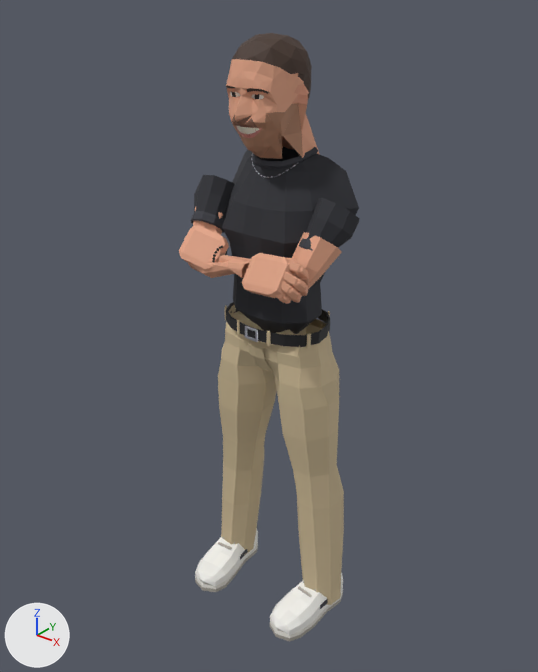
Two versions of the glTF model work/models/nitsan.glb, one commit apart.
One viewpoint serves both versions: a camera (50 mm lens) standing at (1.308, -1.709, 1.19) and looking at (-0.008, -0.064, 0.17). The lights are fixed; the arrows at lower left show +X, +Y and +Z. The picture after the commit comes second. Vertices at exactly the same position are counted once.

In view in the first picture: 'body', 'cloth' and 2 more.
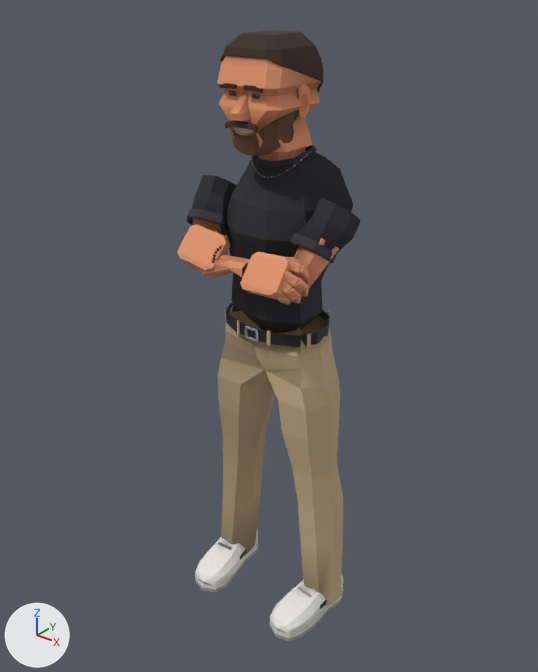
Where the change shows, as pixel boxes (x1, y1, x2, y2) in the pictures (538 x 672 px; the box of a moved part takes in the faces that stretch with it):
'cloth', reshaped
    before: (191, 147, 360, 605)
    after: (187, 145, 361, 606)
'body', reshaped (10% narrower, 44% shorter)
    before: (179, 33, 343, 642)
    after: (195, 303, 343, 642)
'skin', added (orange)
    after: (177, 55, 339, 305)
'hair', added (brown)
    after: (219, 30, 323, 155)
'eyes', added
    after: (229, 91, 260, 99)
part 1 of me_body, deleted (brown)
    before: (179, 33, 342, 304)
part 2 of me_body, moved or reshaped
    before: (226, 302, 330, 347)
    after: (226, 303, 330, 347)
part 3 of me_body, recoloured
    both: (195, 531, 343, 639)
part 4 of me_cloth, rebuilt (21% wider, 17% taller)
    before: (191, 211, 224, 233)
    after: (187, 209, 227, 235)
part 5 of me_cloth, moved or reshaped
    before: (194, 147, 360, 597)
    after: (192, 145, 361, 555)
part 6 of me_cloth, recoloured
    both: (225, 157, 352, 605)

The change, as a diff of the scene's bpy script:
```diff
--- a/work/models/nitsan.glb.py
+++ b/work/models/nitsan.glb.py
@@ img_lowpoly_grain_skin @@
+img_lowpoly_grain_skin = load_image('lowpoly_grain_skin', '_unpacked/lowpoly_grain_skin', 512, 512, 'sRGB')
@@ img_lowpoly_grain_hair @@
+img_lowpoly_grain_hair = load_image('lowpoly_grain_hair', '_unpacked/lowpoly_grain_hair', 512, 512, 'sRGB')
@@ mat_skin @@
+mat_skin = bpy.data.materials.new('skin')
+# uses the picture img_lowpoly_grain_skin
@@ mat_hair @@
+mat_hair = bpy.data.materials.new('hair')
+# uses the picture img_lowpoly_grain_hair
@@ mat_eyes @@
+mat_eyes = bpy.data.materials.new('eyes')
+mat_eyes.use_nodes = True; mat_eyes.node_tree.nodes.clear()
+_N = mat_eyes.node_tree.nodes; _L = mat_eyes.node_tree.links
+n0 = _N.new('ShaderNodeBsdfPrincipled'); n0.name = 'Principled BSDF'
+n0.inputs[2].default_value = 0.25  # 'Roughness'
+n0.inputs[19].default_value = 0.8  # 'Coat Weight'
+n1 = _N.new('ShaderNodeOutputMaterial'); n1.name = 'Material Output'
+n2 = _N.new('ShaderNodeVertexColor'); n2.name = 'Color Attribute'
+_L.new(n0.outputs[0], n1.inputs[0])  # 'BSDF' to 'Surface'
+_L.new(n2.outputs[0], n0.inputs[0])  # 'Color' to 'Base Color'
@@ me_body @@
 # used by ob_body; location = (0.0, 0.0, 0.0)
-me_body.from_pydata(...)  # 1698 vertices, 3136 faces; spans x -0.26..0.26, y -0.29..0.1, z -0.85..1.05
+me_body.from_pydata(...)  # 430 vertices, 760 faces; spans x -0.26..0.26, y -0.25..0.09, z -0.85..0.23
+# me_body part 1: 35 loose pieces with 1252 vertices, spanning x -0.26..0.26, y -0.29..0.05, z 0.38..1.05, are deleted
+# me_body part 2: 34 vertices moved from x -0.16..0.16, y -0.15..0.1, z 0.2..0.23 to x -0.17..0.17, y -0.14..0.09, z 0.2..0.23; 30 vertices removed from x -0.18..0.18, y -0.1..0.08, z 0.2..0.23; 14 vertices added at x -0.17..0.17, y -0.06..0.06, z 0.2..0.23
+# me_body part 3: 538 kept faces spanning x -0.26..0.26, y -0.25..0.06, z -0.85..-0.72 get new vertex colours
 me_body.materials.append(mat_body)
@@ me_cloth @@
 # used by ob_cloth; location = (0.0, 0.0, 0.0)
-me_cloth.from_pydata(...)  # 672 vertices, 1136 faces; spans x -0.28..0.28, y -0.16..0.1, z -0.8..0.76
+me_cloth.from_pydata(...)  # 536 vertices, 930 faces; spans x -0.28..0.27, y -0.18..0.1, z -0.8..0.76
+# me_cloth part 4: the loose piece of 36 vertices spanning x -0.25..-0.15, y -0.16..-0.07, z 0.47..0.56 is rebuilt with 32 vertices and now spans x -0.27..-0.12, y -0.18..-0.06, z 0.46..0.57
+# me_cloth part 5: 166 vertices moved from x -0.26..0.28, y -0.15..0.09, z -0.8..0.76 to x -0.25..0.27, y -0.16..0.09, z -0.8..0.76; 257 vertices removed from x -0.28..0.25, y -0.15..0.1, z -0.8..0.76; 125 vertices added at x -0.28..0.25, y -0.16..0.08, z -0.8..0.76
+# me_cloth part 6: 478 kept faces spanning x -0.25..0.27, y -0.16..0.09, z -0.8..0.76 get new vertex colours
 me_cloth.materials.append(mat_cloth)
@@ me_skin @@
+me_skin.from_pydata(...)  # 1018 vertices, 1798 faces; spans x -0.265..0.26, y -0.297..0.055, z 0.383..1.05
+me_skin.materials.append(mat_skin)
@@ me_hair @@
+me_hair.from_pydata(...)  # 238 vertices, 418 faces; spans x -0.109..0.109, y -0.198..0.059, z 0.746..1.053
+me_hair.materials.append(mat_hair)
@@ me_eyes @@
+me_eyes.from_pydata(...)  # 20 vertices, 12 faces; spans x -0.0512..0.0529, y -0.1794..-0.1786, z 0.9029..0.9158
+me_eyes.materials.append(mat_eyes)
@@ ob_skin @@
+ob_skin = bpy.data.objects.new('skin', me_skin)
+ob_skin.location = (0.0, 0.0, 0.0)
@@ ob_hair @@
+ob_hair = bpy.data.objects.new('hair', me_hair)
+ob_hair.location = (0.0, 0.0, 0.0)
@@ ob_eyes @@
+ob_eyes = bpy.data.objects.new('eyes', me_eyes)
+ob_eyes.location = (0.0, 0.0, 0.0)
```
